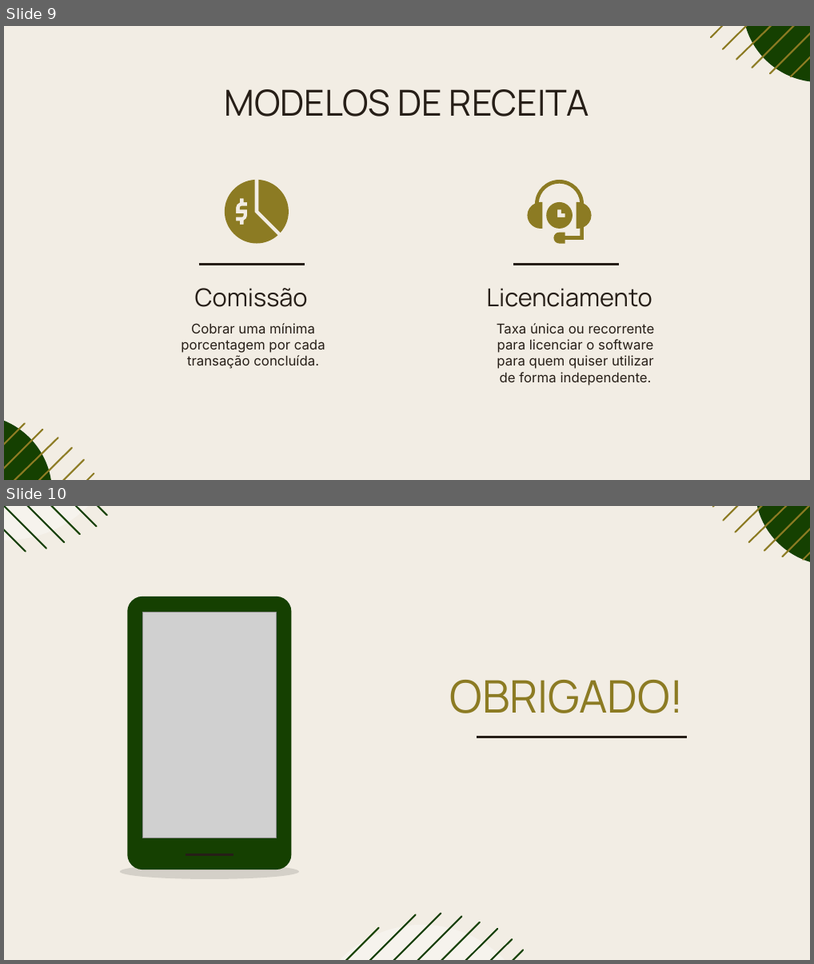
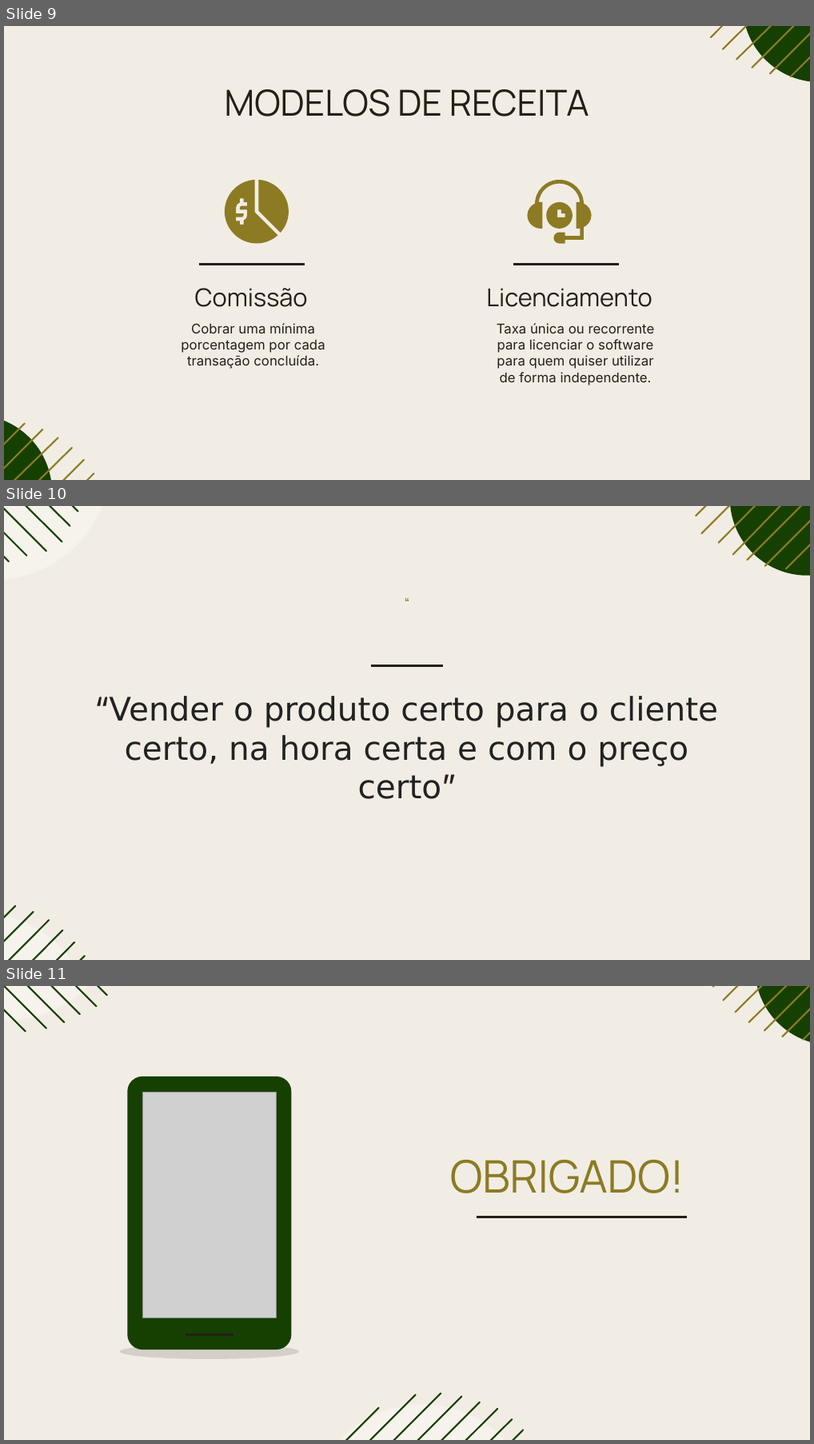
Before and after one commit to rafaellabastos/challenge-pitch-qa, a slide deck: Pitch-SavvyFix.pptx. Shown one above the other, each under a label of ours: slides 9 and 10 before the commit, slides 9, 10 and 11 after it. The pictures are 814x964 and 814x1444 pixels, drawn with LibreOffice and Linux fonts; fonts in the diff are those of the drawing; grey boxes stand for pictures. Boxes give left, top, right and bottom in pixels: in the first picture for what was removed or moved away, otherwise in the second. Text is boxed around its words. In the diff, an @@ line names an element or a change of style, - is before the commit and + after.

Commit message:
Frase sobre preços dinâmicos

```diff
--- a/Pitch-SavvyFix.pptx
+++ b/Pitch-SavvyFix.pptx
@@ slide 10 added at [4,506,810,960], background #F2EDE4 @@
@@ group added at [4,506,110,580]: 6 freeform shapes, 1 ellipse @@
@@ group added at [696,506,810,576]: 7 freeform shapes, 1 ellipse @@
@@ text added at [385,590,429,634], 14 pt, text #8C7B23 @@
+“
@@ line added from (371, 666) to (443, 666), #261E17 2.25 pt @@
@@ subtitle added at [94,696,718,799], 29 pt, text #222222 @@
+“Vender o produto certo para o cliente certo, na hora certa e com o preço certo”
@@ group added at [4,905,94,960]: 6 freeform shapes, 1 ellipse @@
@@ what was slide 10 is now slide 11 @@
```
